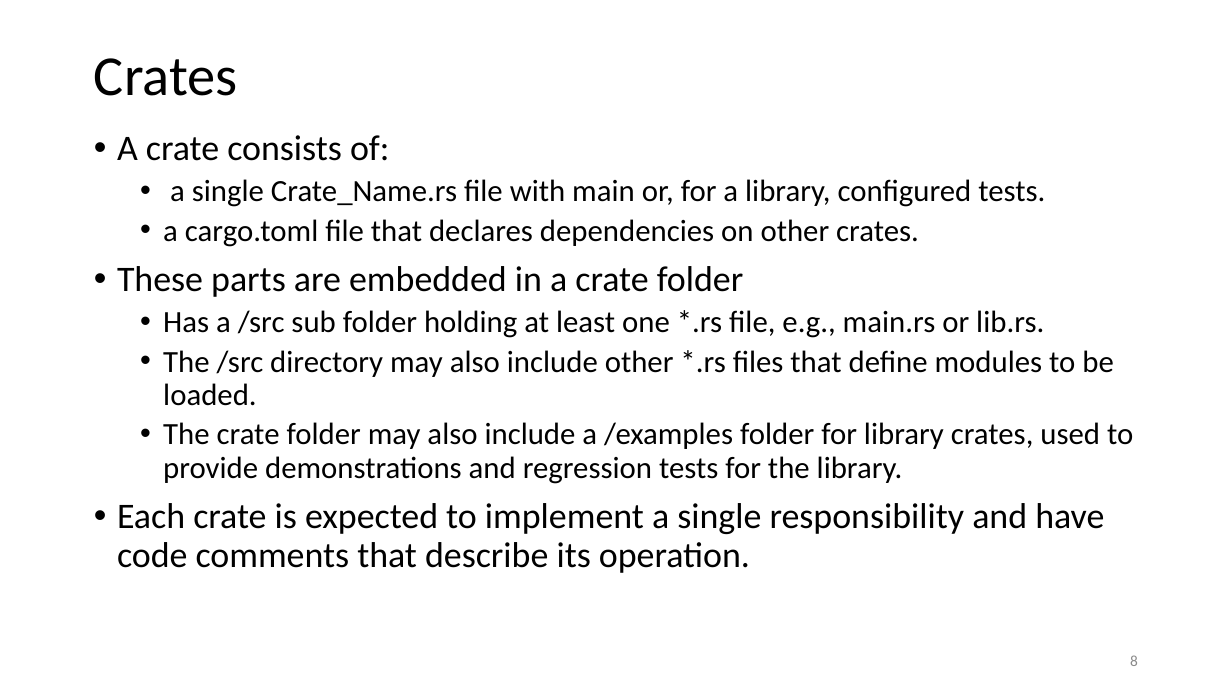
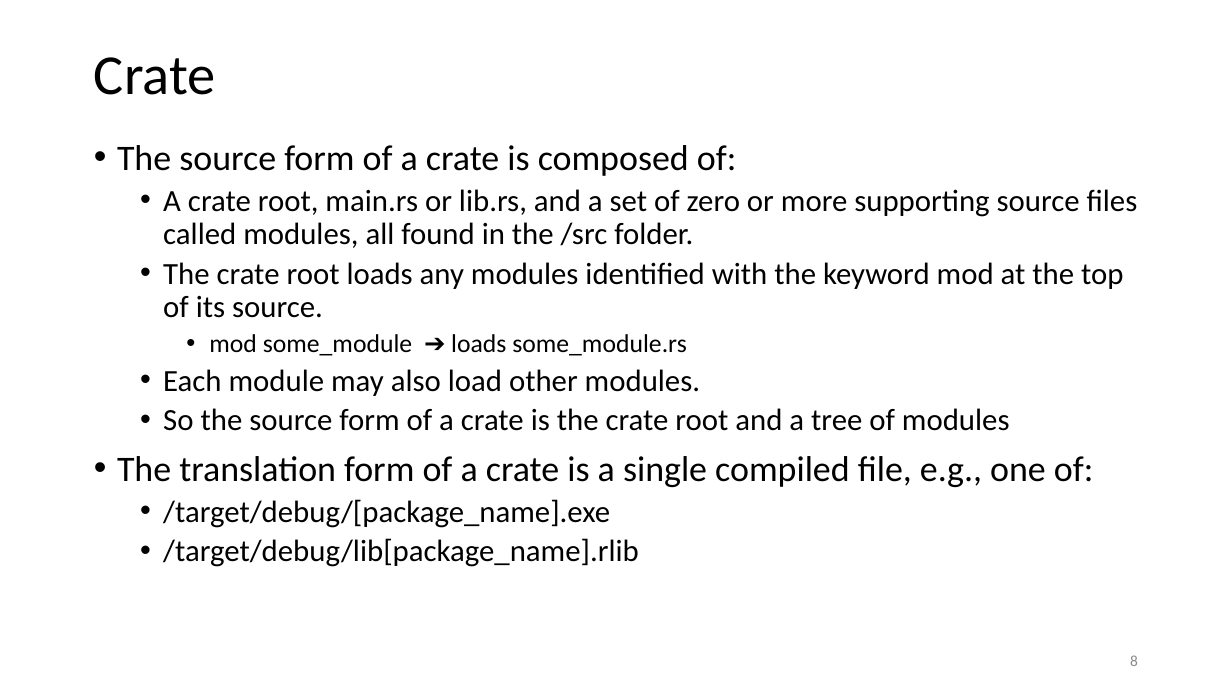
Before and after one commit to JimFawcett/JimFawcett.github.io, a slide deck: slide 8 of Resources/RustModels.pptx. Drawn at 1232x693 pixels with LibreOffice and Linux fonts; fonts in the diff are those of the drawing. Boxes give left, top, right and bottom in pixels: in the first picture for what was removed or moved away, otherwise in the second. Text is boxed around its words. In the diff, an @@ line names an element or a change of style, - is before the commit and + after.

```diff
--- a/Resources/RustModels.pptx
+++ b/Resources/RustModels.pptx
@@ title at <box>94,57,216,95</box>: text changed @@
-Crates
+Crate
@@ text at <box>117,145,1138,567</box>: text changed @@
-• A crate consists of:
-  • a single Crate_Name.rs file with main or, for a library, configured tests.
-  • a cargo.toml file that declares dependencies on other crates.
-• These parts are embedded in a crate folder
-  • Has a /src sub folder holding at least one *.rs file, e.g., main.rs or lib.rs.
-  • The /src directory may also include other *.rs files that define modules to be loaded.
-  • The crate folder may also include a /examples folder for library crates, used to provide demonstrations and regression tests for the library.
-• Each crate is expected to implement a single responsibility and have code comments that describe its operation.
+• The source form of a crate is composed of:
+  • A crate root, main.rs or lib.rs, and a set of zero or more supporting source files called modules, all found in the /src folder.
+  • The crate root loads any modules identified with the keyword mod at the top of its source.
+    • mod some_module ➔ loads some_module.rs
+  • Each module may also load other modules.
+  • So the source form of a crate is the crate root and a tree of modules
+• The translation form of a crate is a single compiled file, e.g., one of:
+  • /target/debug/[package_name].exe
+  • /target/debug/lib[package_name].rlib
```
Also in this commit, not shown: 4 other slides changed, 2 slides added, 1 slide removed, 5 other files.
